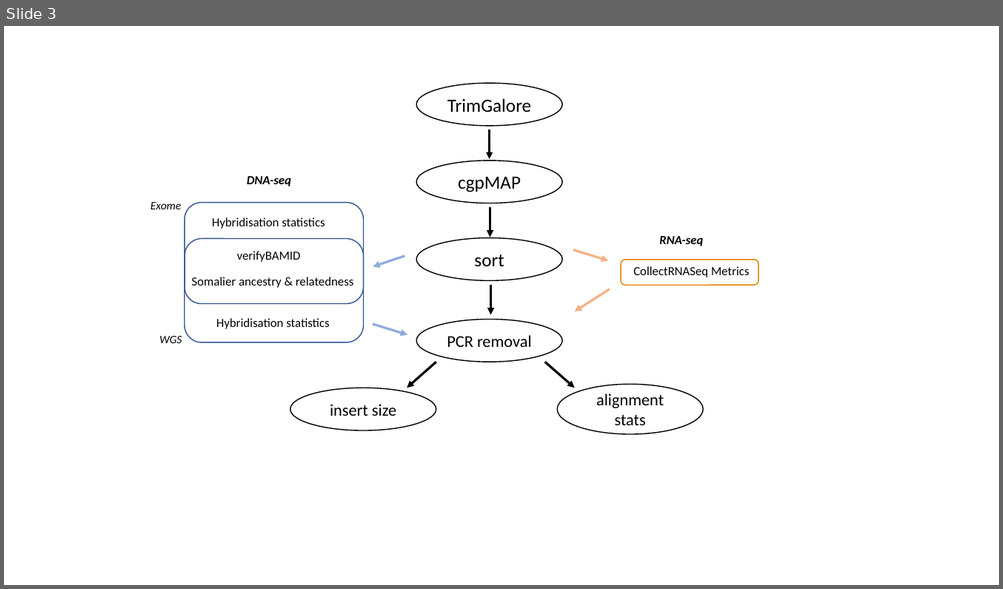
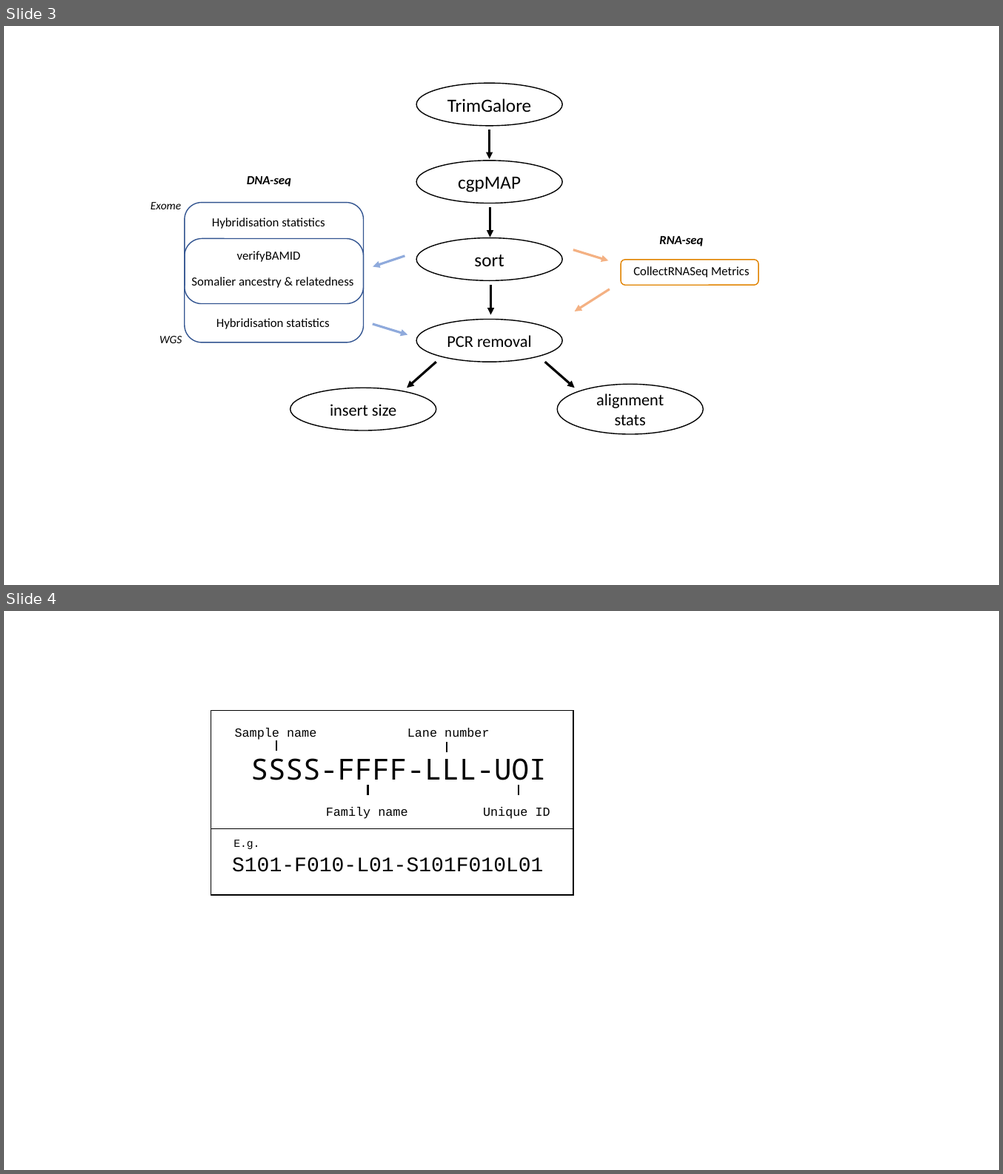
Before and after one commit to R-Cardenas/pipelines_clean, a slide deck: misc/logos_for_README.pptx. Shown one above the other, each under a label of ours: slide 3 before the commit, slides 3 and 4 after it. The pictures are 1003x589 and 1003x1174 pixels, drawn with LibreOffice and Linux fonts; fonts in the diff are those of the drawing. Boxes give left, top, right and bottom in pixels: in the first picture for what was removed or moved away, otherwise in the second. Text is boxed around its words. In the diff, an @@ line names an element or a change of style, - is before the commit and + after.

```diff
--- a/misc/logos_for_README.pptx
+++ b/misc/logos_for_README.pptx
@@ slide 4 added at (4, 611, 999, 1170), background #FFFFFF @@
@@ group added at (210, 710, 573, 895): 7 texts, 5 lines, 1 rectangle @@
+SSSS-FFFF-LLL-UOI
+S101-F010-L01-S101F010L01
+Sample name
+Family name
+Lane number
+Unique ID
+E.g.
```
Also in this commit, not shown: 3 other files.
